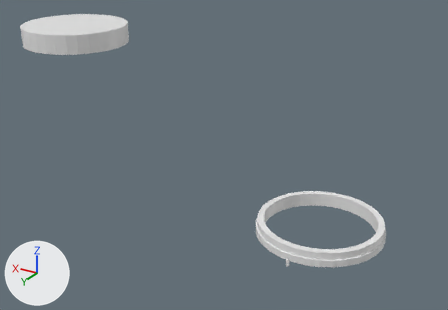
The Blender file robot-parts/rover/rover-parts.blend as it was, and as the next commit left it.
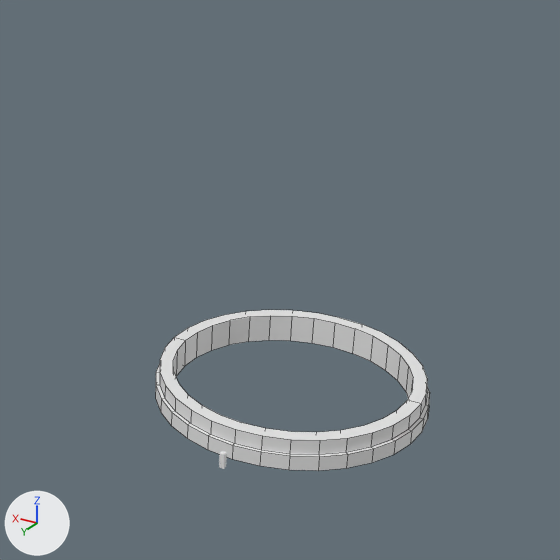
Old and new are each drawn whole from a 50 mm camera at (-83.5, 218.2, 134.0) aimed at (47.1, 0.5, 25.2) and again close up on the part from 41% to 100% of the width and 14% to 100% of the height. Arrows for +X, +Y and +Z are at lower left; the lights stay in place. The close-ups show mesh edges as thin lines.

Names of what the first close-up shows: 'hub'.
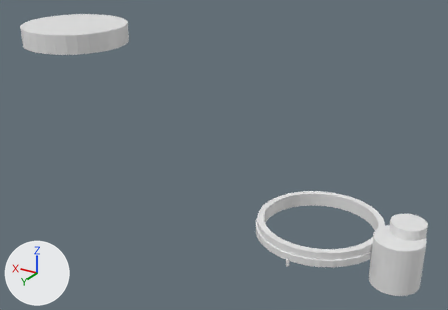
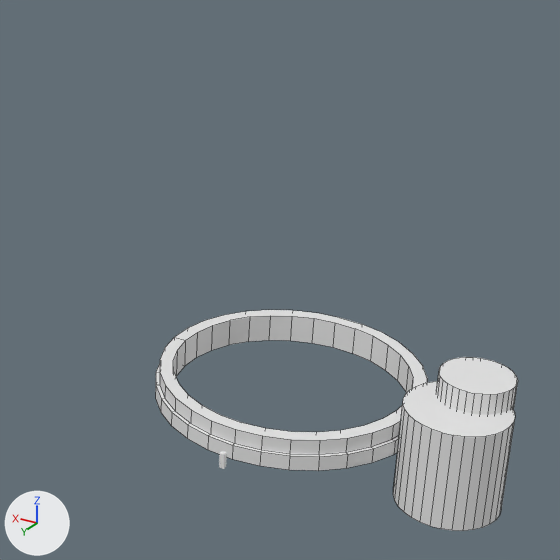
Commit message: autosync rover bushing

Patch to the scene script:
```diff
--- a/robot-parts/rover/rover-parts.blend.py
+++ b/robot-parts/rover/rover-parts.blend.py
@@ me_cylinder_003 @@
+me_cylinder_003.from_pydata(...)  # a 32-sided cylinder along z spanning x -7.02..7.0, y -7.01..7.01, z -6.92..7.1
@@ me_cylinder_002 @@
+me_cylinder_002.from_pydata(...)  # 64 vertices, 34 faces; spans x -43.3..-29.3, y -7.0..7.0, z -12.4..15.0
@@ ob_bushing @@
+ob_bushing = bpy.data.objects.new('bushing', me_cylinder_003)
+ob_bushing.location = (-34.9, 6.3, 0.9)
+ob_bushing.scale = (1.41, 1.41, 1.41)
@@ ob_bushing_hole @@
+ob_bushing_hole = bpy.data.objects.new('bushing hole', me_cylinder_002)
+ob_bushing_hole.location = (0.0, 0.0, 0.0)
```

Boxes [x1, y1, x2, y2] around the edits, measured in the close-ups (560 x 560 px):
'bushing', added: after [393, 381, 515, 531]
'bushing hole', added: after [437, 357, 518, 414]
